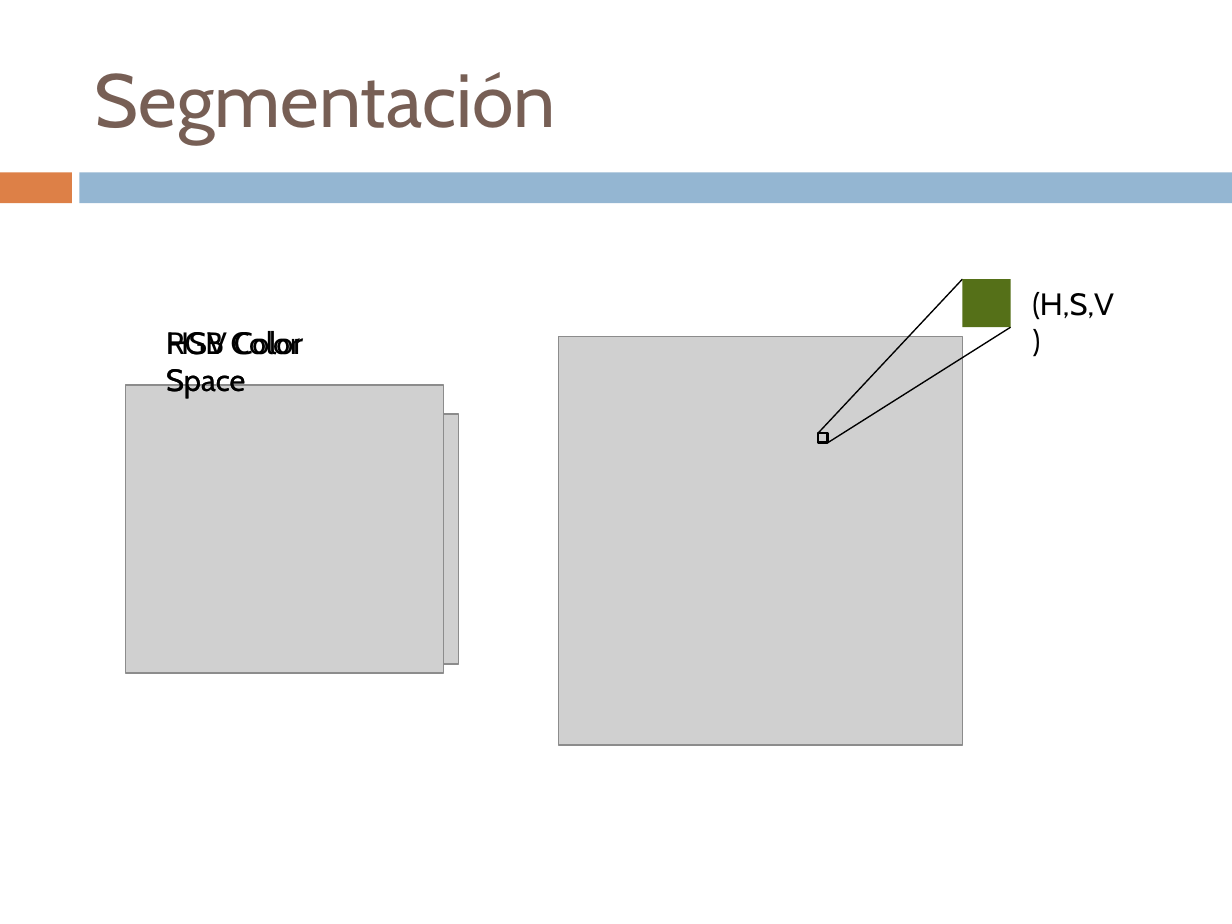
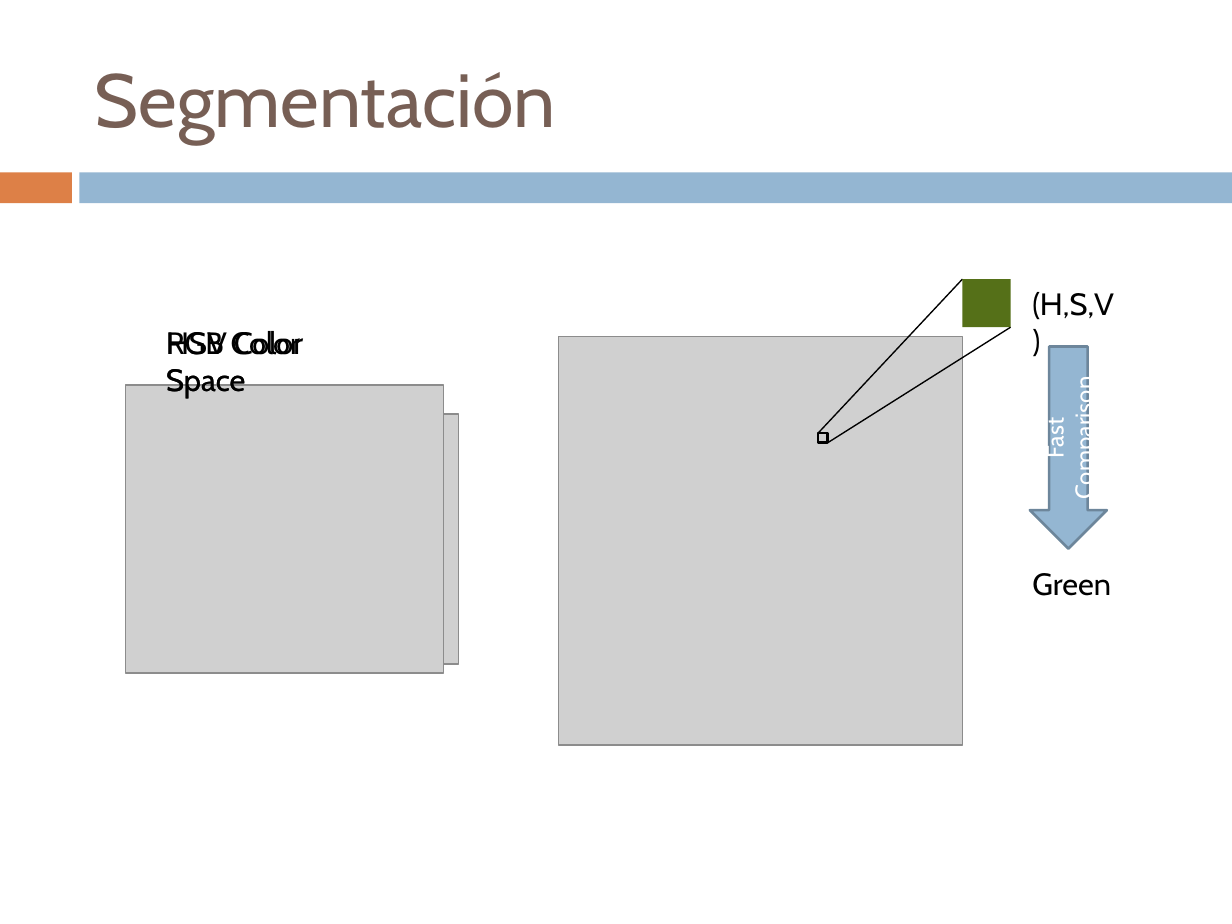
Before and after one commit to Bardo91/PFC, a slide deck: slide 4 of presentation.pptx. Drawn at 1232x924 pixels with LibreOffice and Linux fonts; fonts in the diff are those of the drawing; grey boxes stand for pictures. Boxes give left, top, right and bottom in pixels: in the first picture for what was removed or moved away, otherwise in the second. Text is boxed around its words. In the diff, an @@ line names an element or a change of style, - is before the commit and + after.

```diff
--- a/presentation.pptx
+++ b/presentation.pptx
@@ down arrow added at bbox=[1030, 346, 1108, 548], fill #94B6D2, outline #6D879B 1.5 pt, 14 pt, text #FFFFFF @@
+Fast Comparison
@@ text added at bbox=[1032, 573, 1111, 596], 18 pt, text #000000 @@
+Green
```
Also in this commit, not shown: 2 other slides changed, 3 slides added, 4 slides removed.
